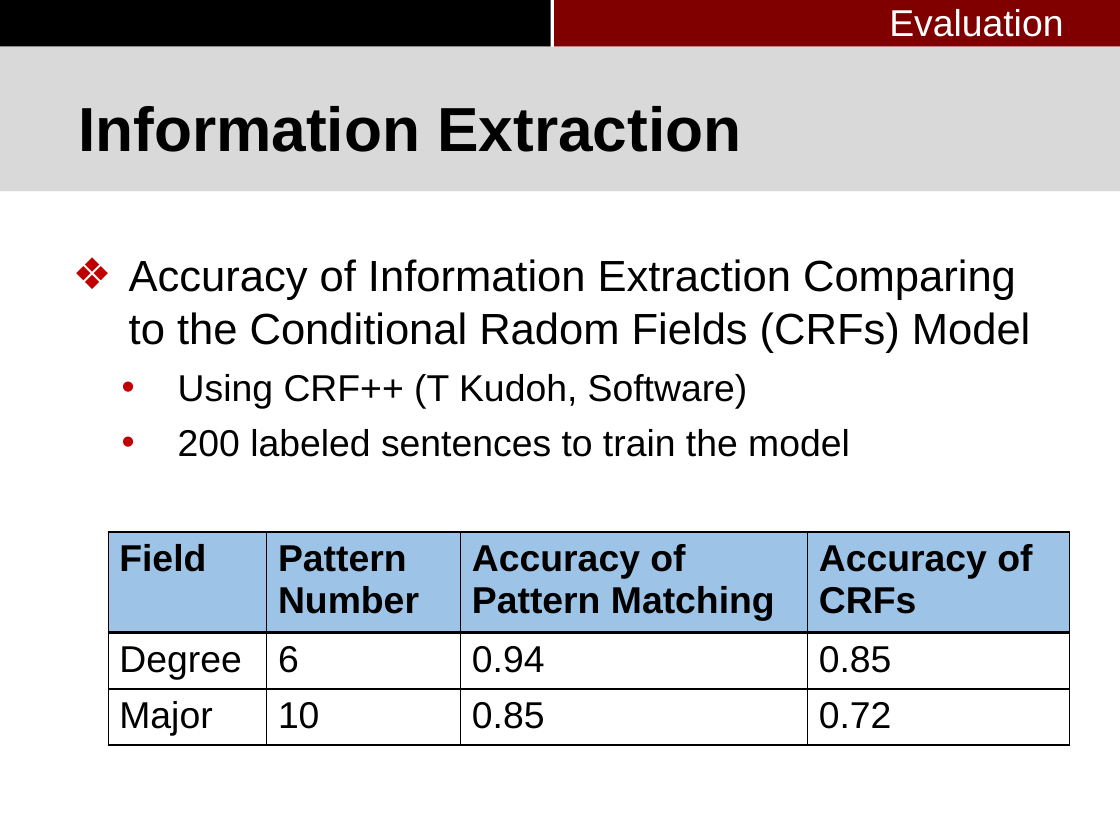
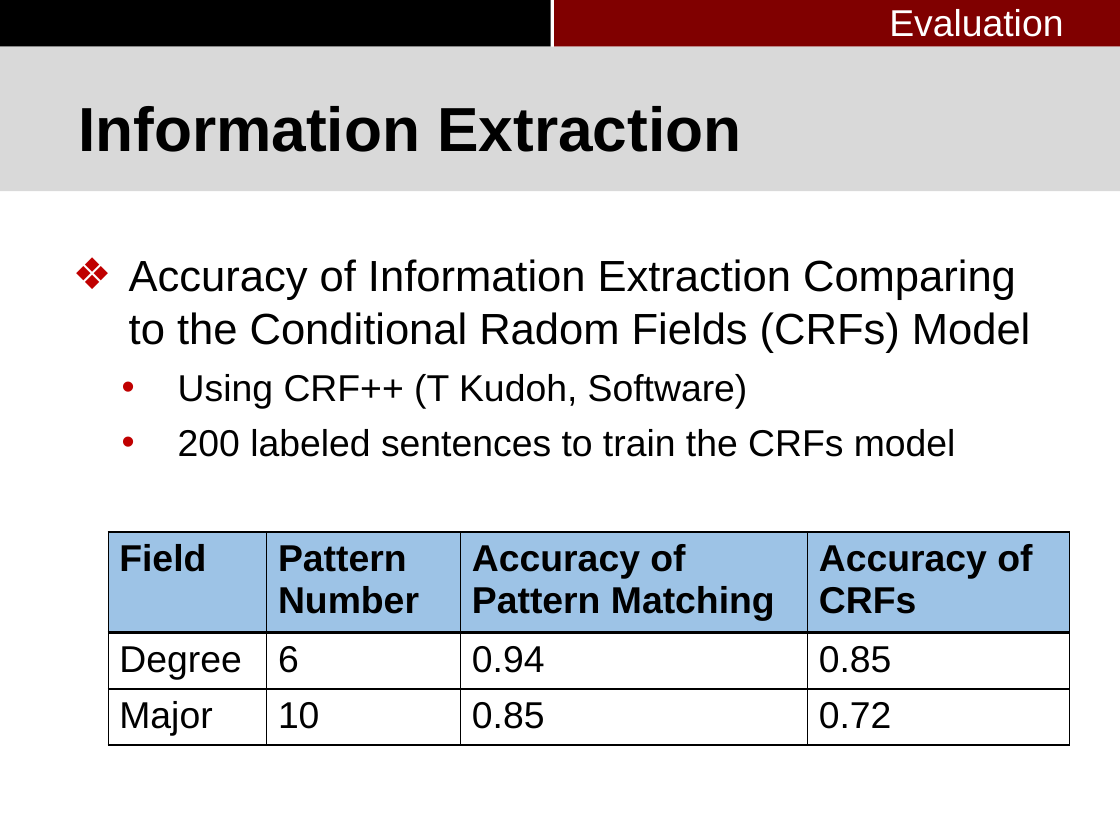
Before and after one commit to pkushiqiang/thesis, a slide deck: slide 63 of media/Master's thesis-3.pptx. Drawn at 1120x840 pixels with LibreOffice and Linux fonts; fonts in the diff are those of the drawing; background and template pictures are left out. Boxes give left, top, right and bottom in pixels: in the first picture for what was removed or moved away, otherwise in the second. Text is boxed around its words. In the diff, an @@ line names an element or a change of style, - is before the commit and + after.

```diff
--- a/media/Master's thesis-3.pptx
+++ b/media/Master's thesis-3.pptx
@@ text at [178, 429, 956, 457]: text changed @@
-  • 200 labeled sentences to train the model
+  • 200 labeled sentences to train the CRFs model
```
Also in this commit, not shown: 5 other slides changed, 1 other file.
